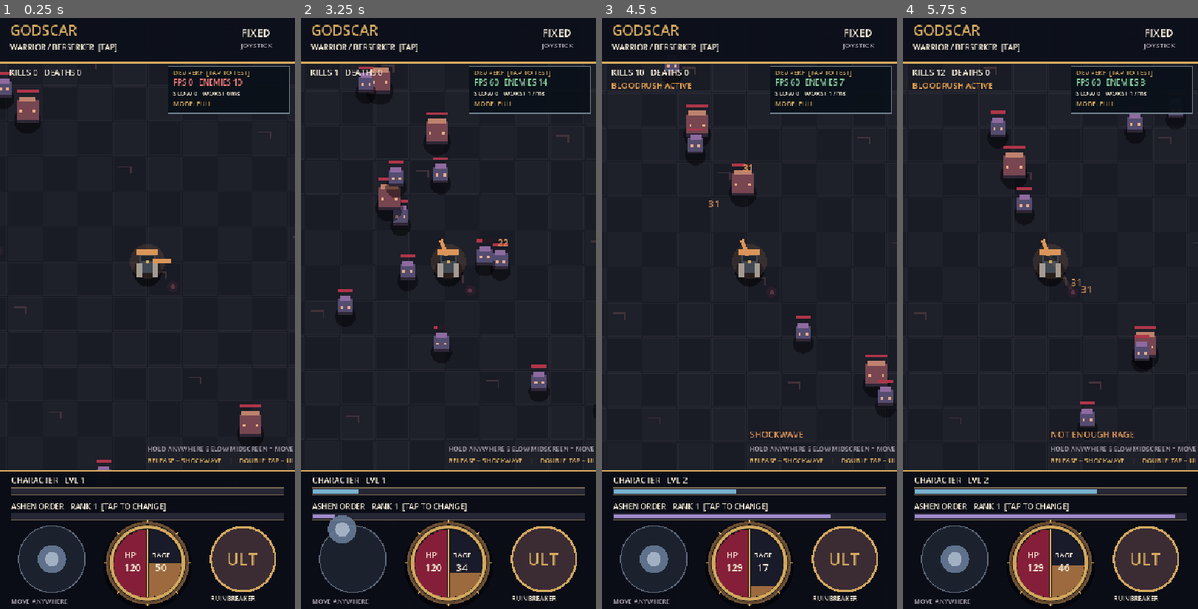
Above: before the commit, frames 1-4 (left to right).
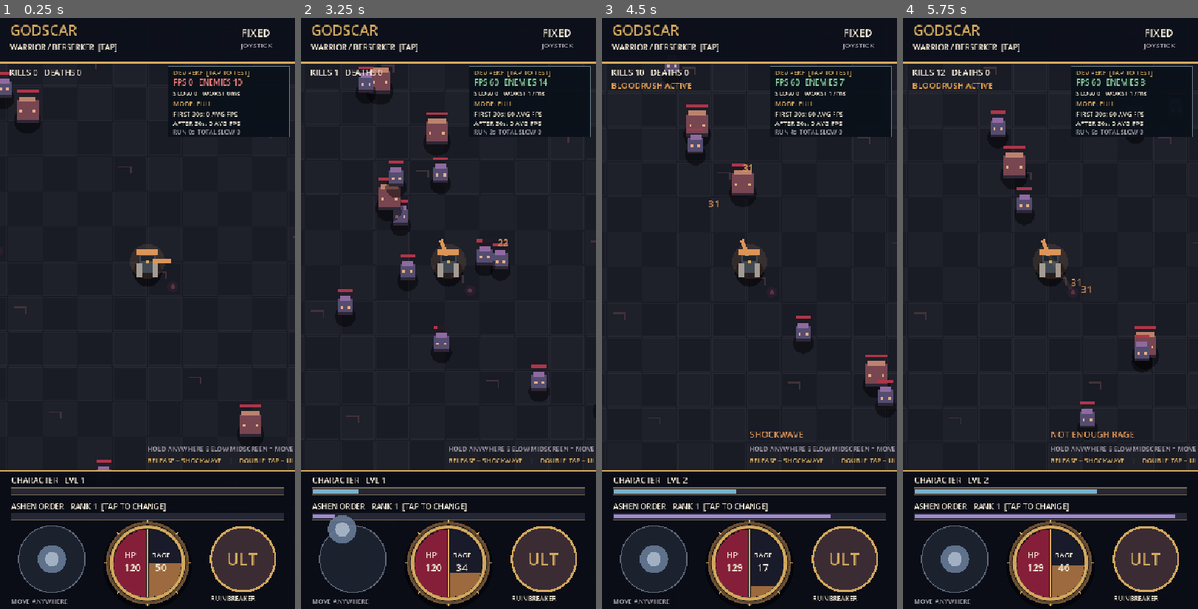
Above: after the commit, the same moments.

Repository: fytchx/Godscar
Game: Godot game, scene res://scenes/arena.tscn
The game is run twice, just before and just after one commit, with the same random seed, the same clock (stepped at 60 frames per second) and the same inputs.
Inputs (mouse positions are in pixels of both pictures, inside the frame that each line leads up to):
- Up to frame 1 (0.25 s): no input
- Up to frame 2 (3.25 s): move the mouse to (513, 283) at 0.52 s; click (513, 283) at 0.67 s; drag from (389, 343) to (433, 431) at 1.27 s; move the mouse to (478, 183) at 2.02 s; click (478, 183) at 2.17 s; drag from (433, 431) to (360, 224) at 2.77 s
- Up to frame 3 (4.5 s): move the mouse to (838, 402) at 3.52 s; click (838, 402) at 3.67 s; drag from (661, 224) to (705, 165) at 4.27 s
- Up to frame 4 (5.75 s): move the mouse to (1065, 313) at 5.02 s; click (1065, 313) at 5.17 s

The runs differ from the first frame. In frame 1, 0.4% of the frame differs, in the area x 57-99%, y 15-21%; in frame 2, 0.5%; in frame 3, 0.6%; in frame 4, 0.7%.

Commit message:
Add persistent session FPS comparison for screen-recorder-off A15 testing

Diff:
--- a/scripts/arena.gd
+++ b/scripts/arena.gd
@@ -83,6 +83,12 @@
 var perf_window_worst_ms: float = 0.0
 var perf_hitches: int = 0
 var perf_window_hitches: int = 0
+var perf_run_elapsed: float = 0.0
+var perf_run_hitches: int = 0
+var perf_first_sum: int = 0
+var perf_first_samples: int = 0
+var perf_later_sum: int = 0
+var perf_later_samples: int = 0
 var perf_mode: int = 0
 const PERF_MODES = ["FULL", "FLAT FLOOR", "LOW FX", "FLOOR + FX"]
 
@@ -140,14 +146,22 @@
     # Captures real rendered frames, not the fixed 60 Hz physics tick.
     # Diagnostic overlay is enabled for every dev APK, independent of signing.
     perf_elapsed += delta
+    perf_run_elapsed += delta
     perf_frames += 1
     perf_window_worst_ms = maxf(perf_window_worst_ms, delta * 1000.0)
     if delta > (1.0 / 30.0):
         perf_window_hitches += 1
+        perf_run_hitches += 1
     if perf_elapsed >= 1.0:
         perf_fps = roundi(float(perf_frames) / perf_elapsed)
         perf_worst_ms = perf_window_worst_ms
         perf_hitches = perf_window_hitches
+        if perf_run_elapsed <= 30.0:
+            perf_first_sum += perf_fps
+            perf_first_samples += 1
+        else:
+            perf_later_sum += perf_fps
+            perf_later_samples += 1
         perf_elapsed = 0.0
         perf_frames = 0
         perf_window_worst_ms = 0.0
@@ -510,6 +524,13 @@
     # The top-right diagnostics panel cycles the controlled visual workload test.
     if p.x >= s.x - 233.0 and p.x <= s.x - 10.0 and p.y >= 88.0 and p.y <= 174.0:
         perf_mode = (perf_mode + 1) % PERF_MODES.size()
+        # Start a fresh comparison window whenever visual load changes.
+        perf_run_elapsed = 0.0
+        perf_run_hitches = 0
+        perf_first_sum = 0
+        perf_first_samples = 0
+        perf_later_sum = 0
+        perf_later_samples = 0
         perf_elapsed = 0.0
         perf_frames = 0
         perf_window_worst_ms = 0.0
@@ -748,13 +769,18 @@
     _draw_text("KILLS %d   DEATHS %d" % [kills, deaths], Vector2(17, 105), 15, C_TEXT)
     # Visible on the dev branch only. Leave the main branch UI untouched.
     var perf_color: Color = Color("8bd0a0") if perf_fps >= 55 else Color("e5b86d") if perf_fps >= 30 else Color("eb7a79")
-    var perf_box: Rect2 = Rect2(s.x - 233.0, 88.0, 223.0, 86.0)
+    var perf_box: Rect2 = Rect2(s.x - 233.0, 88.0, 223.0, 129.0)
     draw_rect(perf_box, Color("0a1119", 0.96))
     draw_rect(perf_box, Color("6d7e8b"), false, 1.0)
     _draw_text("DEV PERF  [TAP TO TEST]", perf_box.position + Vector2(10.0, 16.0), 12, C_GOLD)
     _draw_text("FPS %d   ENEMIES %d" % [perf_fps, enemies.size()], perf_box.position + Vector2(10.0, 35.0), 14, perf_color)
     _draw_text("SLOW %d   WORST %.0fms" % [perf_hitches, perf_worst_ms], perf_box.position + Vector2(10.0, 54.0), 12, C_TEXT)
     _draw_text("MODE: %s" % PERF_MODES[perf_mode], perf_box.position + Vector2(10.0, 73.0), 12, C_GOLD)
+    var first_avg: int = roundi(float(perf_first_sum) / float(maxi(1, perf_first_samples)))
+    var later_avg: int = roundi(float(perf_later_sum) / float(maxi(1, perf_later_samples)))
+    _draw_text("FIRST 30s: %d AVG FPS" % first_avg, perf_box.position + Vector2(10.0, 92.0), 12, C_TEXT)
+    _draw_text("AFTER 30s: %d AVG FPS" % later_avg, perf_box.position + Vector2(10.0, 109.0), 12, C_TEXT)
+    _draw_text("RUN %ds  TOTAL SLOW %d" % [int(perf_run_elapsed), perf_run_hitches], perf_box.position + Vector2(10.0, 125.0), 11, C_MUTED)
     if class_index == 0 and passive_timer > 0:
         _draw_text("BLOODRUSH ACTIVE", Vector2(17, 129), 15, C_RAGE)
     if respawn_notice > 0.0:
